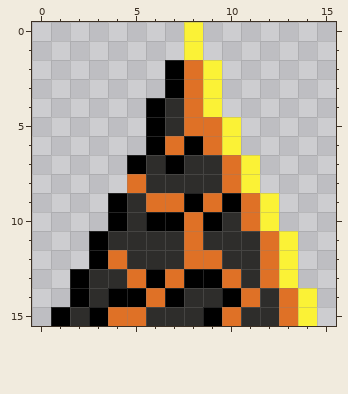
Pixel-art sprite: HW13/Assets/spike.png. This is how it looked before the edit.
The file is 16x16 pixels.
After the commit:
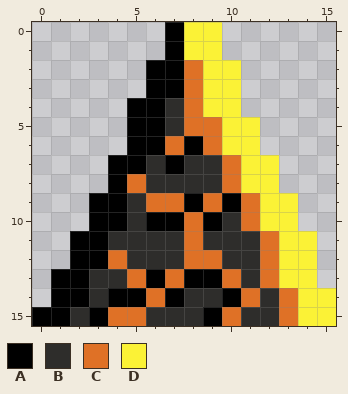
Palette (. is transparent): A #000000  B #2e2d2b  C #df7126  D #fbf236
Diff:
Colour A is added in rows 0 to 1 at x 7; in rows 2 to 3 at x 6; in rows 4 to 6 at x 5; in rows 7 to 8 at x 4; in rows 9 to 10 at x 3; in rows 11 to 12 at x 2.
Colour A is added in rows 13 to 14 at x 1; in row 15 at x 0.
Colour D is added in rows 0 to 1 at x 9; in rows 2 to 4 at x 10; in rows 5 to 6 at x 11; in rows 7 to 8 at x 12; in rows 9 to 10 at x 13; in rows 11 to 13 at x 14.
Colour D is added in rows 14 to 15 at x 15.
